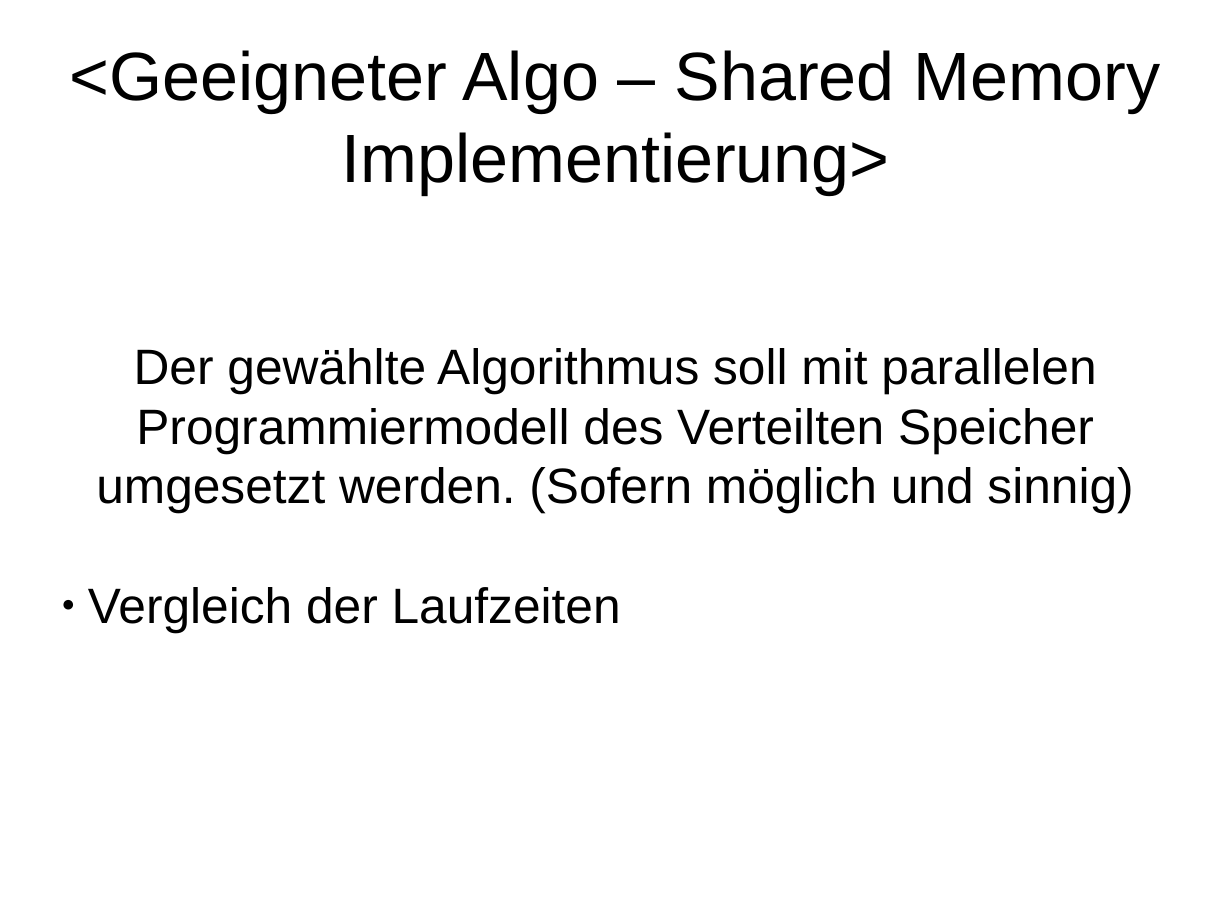
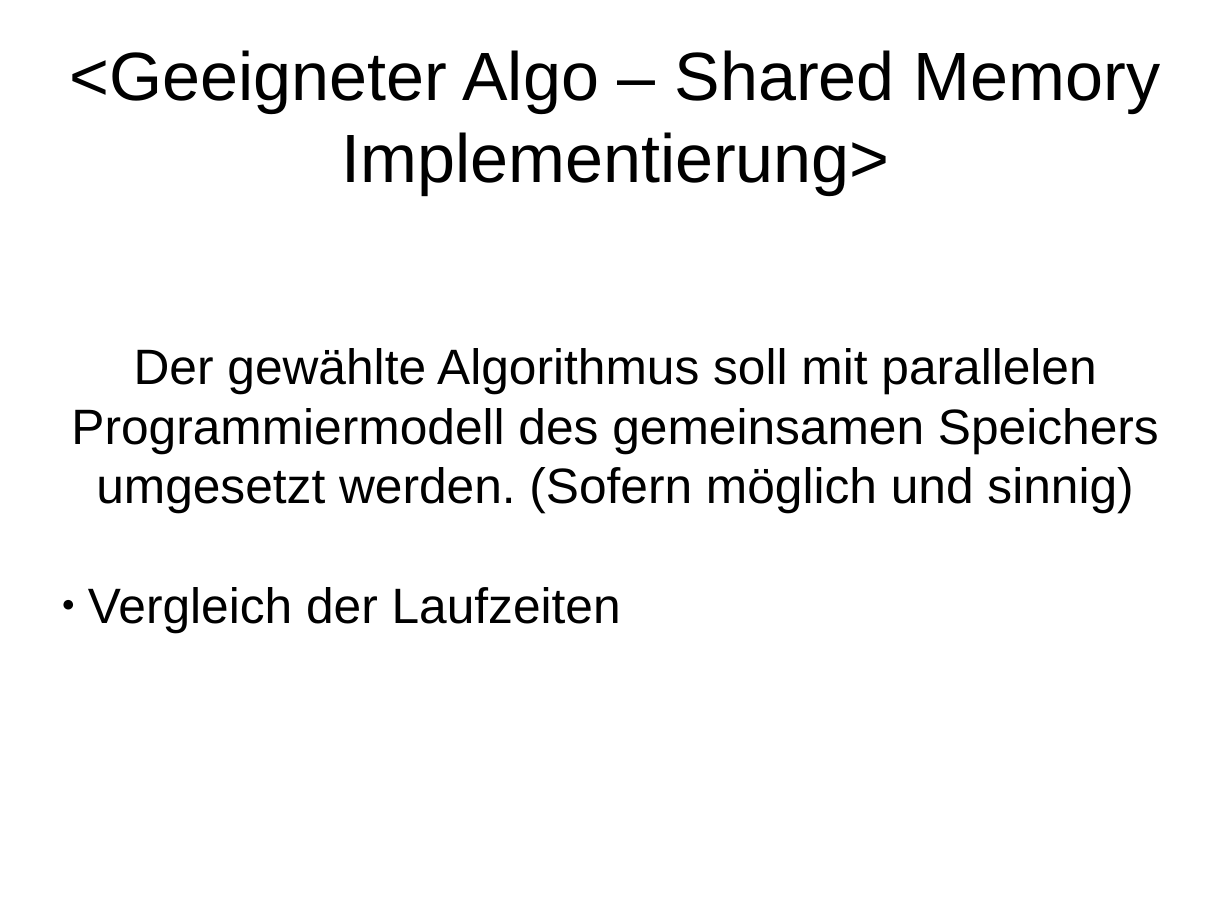
Before and after one commit to Goldwaage/ParallelSearchAlgorithm, a slide deck: slide 5 of Presentation/Presentation.odp. Drawn at 1232x924 pixels with LibreOffice and Linux fonts; fonts in the diff are those of the drawing. Boxes give left, top, right and bottom in pixels: in the first picture for what was removed or moved away, otherwise in the second. Text is boxed around its words. In the diff, an @@ line names an element or a change of style, - is before the commit and + after.

```diff
--- a/Presentation/Presentation.odp
+++ b/Presentation/Presentation.odp
@@ subtitle at (71,348,1159,513): text changed @@
-Der gewählte Algorithmus soll mit parallelen Programmiermodell des Verteilten Speicher umgesetzt werden. (Sofern möglich und sinnig)
+Der gewählte Algorithmus soll mit parallelen Programmiermodell des gemeinsamen Speichers umgesetzt werden. (Sofern möglich und sinnig)
```
Also in this commit, not shown: 2 other files.
